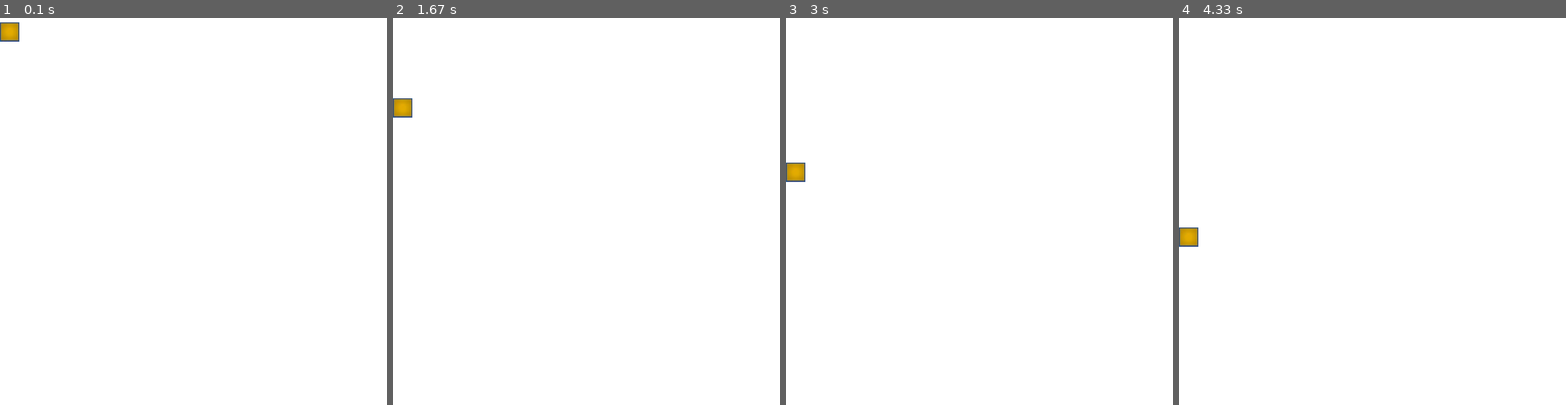
Above: before the commit, frames 1-4 (left to right).
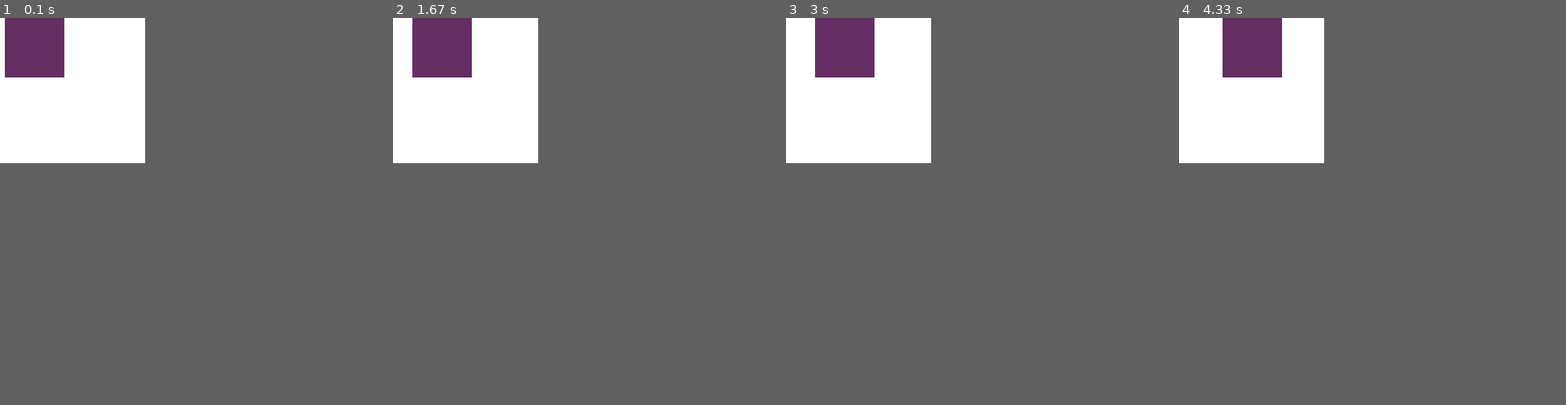
Above: after the commit, the same moments.

Repository: pslavkin/clases_programacion
Game: pygame game, started from pygame/snake_course/1_snake_game/1_test.py
Same seed, same stepped clock (60 frames per second), same inputs: the game is played once before the commit and once after it.
Inputs:
- Up to frame 1 (0.1 s): no input
- Up to frame 2 (1.67 s): no input
- Up to frame 3 (3 s): no input
- Up to frame 4 (4.33 s): no input
In our replay, the window is 800x800 before the commit and 300x300 after it. These sizes can differ from the game's own. Grey fills any space a smaller window leaves; there, only what the larger window draws over its background counts as a difference.

The runs differ from the first frame. In frame 1, 2.4% of the frame differs, in the area x 0-17%, y 0-16%; in frame 2, 2.6%, in the area x 0-21%, y 0-26%; in frame 3, 2.6%; in frame 4, 2.6%.

Commit message:
add modulo operation

Diff:
--- a/pygame/snake_course/1_snake_game/1_test.py
+++ b/pygame/snake_course/1_snake_game/1_test.py
@@ -2,48 +2,129 @@
 import time
 from pygame.locals import *
 
+FRAME_RATE = 0.5
+BLOCK_SIZE = 123
+ARENA_SIZE = 300
+STEP_SIZE = 10
 
 if __name__ == '__main__':
     pygame.init()
-    surface = pygame.display.set_mode((800, 800))
+    surface = pygame.display.set_mode((ARENA_SIZE,ARENA_SIZE))
     surface.fill((255, 255, 255))
-    block = pygame.image.load("resources/block.jpg").convert()
     block_x, block_y = 0, 0
-    surface.blit(block, (block_x, block_y))
+#    block = pygame.image.load("resources/block.jpg").convert()
+    #surface.blit(block, (block_x, block_y))
+    pygame.draw.rect(surface, (100,45,100), pygame.Rect(block_x,block_y,BLOCK_SIZE, BLOCK_SIZE))
     pygame.display.flip()
-
     running = True
     while running:
 
-        for contador in range(800-40):
+        #izq a derecha
+        for contador in range(int((ARENA_SIZE-BLOCK_SIZE) / STEP_SIZE)):
+            block_x += STEP_SIZE
             surface.fill((255, 255,255))
-            surface.blit(block, (block_y, block_x))
+            print("x normal",block_x)
+            pygame.draw.rect(surface, (100,45,100), pygame.Rect(block_x,block_y,BLOCK_SIZE, BLOCK_SIZE))
+            #surface.blit(block, (block_x, block_y))
             pygame.display.flip()
-            block_x += 1
-            time.sleep(0.01)
+            time.sleep(FRAME_RATE)
 
-        for contador in range(800-40):
-            block_x -= 1
+        block_x += ((ARENA_SIZE-BLOCK_SIZE) % STEP_SIZE)
+        print("x resto",block_x)
+        surface.fill((255, 255,255))
+        pygame.draw.rect(surface, (100,45,100), pygame.Rect(block_x,block_y,BLOCK_SIZE, BLOCK_SIZE))
+        #surface.blit(block, (block_x, block_y))
+        pygame.display.flip()
+        time.sleep(FRAME_RATE)
+
+        for contador in range(int((ARENA_SIZE-BLOCK_SIZE)/STEP_SIZE)):
             surface.fill((255, 255,255))
-            surface.blit(block, (block_y, block_x))
+            block_y += STEP_SIZE
+            print("y normal",block_y)
+            pygame.draw.rect(surface, (100,45,100), pygame.Rect(block_x,block_y,BLOCK_SIZE, BLOCK_SIZE))
+            #surface.blit(block, (block_x, block_y))
             pygame.display.flip()
-            time.sleep(0.01)
+            time.sleep(FRAME_RATE)
+
+        block_y += ((ARENA_SIZE-BLOCK_SIZE) % STEP_SIZE)
+        print("y resto",block_y)
+        surface.fill((255, 255,255))
+        pygame.draw.rect(surface, (100,45,100), pygame.Rect(block_x,block_y,BLOCK_SIZE, BLOCK_SIZE))
+        #surface.blit(block, (block_x, block_y))
+        pygame.display.flip()
+        time.sleep(FRAME_RATE)
+
+        for contador in range(int((ARENA_SIZE-BLOCK_SIZE) / STEP_SIZE)):
+            block_x -= STEP_SIZE
+            surface.fill((255, 255,255))
+            print("x normal",block_x)
+            pygame.draw.rect(surface, (100,45,100), pygame.Rect(block_x,block_y,BLOCK_SIZE, BLOCK_SIZE))
+            #surface.blit(block, (block_x, block_y))
+            pygame.display.flip()
+            time.sleep(FRAME_RATE)
+
+        block_x -= ((ARENA_SIZE-BLOCK_SIZE) % STEP_SIZE)
+        print("x resto",block_x)
+        surface.fill((255, 255,255))
+        pygame.draw.rect(surface, (100,45,100), pygame.Rect(block_x,block_y,BLOCK_SIZE, BLOCK_SIZE))
+        #surface.blit(block, (block_x, block_y))
+        pygame.display.flip()
+        time.sleep(FRAME_RATE)
+
+        for contador in range(int((ARENA_SIZE-BLOCK_SIZE)/STEP_SIZE)):
+            surface.fill((255, 255,255))
+            block_y -= STEP_SIZE
+            print("y normal",block_y)
+            pygame.draw.rect(surface, (100,45,100), pygame.Rect(block_x,block_y,BLOCK_SIZE, BLOCK_SIZE))
+            #surface.blit(block, (block_x, block_y))
+            pygame.display.flip()
+            time.sleep(FRAME_RATE)
+
+        block_y -= ((ARENA_SIZE-BLOCK_SIZE) % STEP_SIZE)
+        print("y resto",block_y)
+        surface.fill((255, 255,255))
+        pygame.draw.rect(surface, (100,45,100), pygame.Rect(block_x,block_y,BLOCK_SIZE, BLOCK_SIZE))
+        #surface.blit(block, (block_x, block_y))
+        pygame.display.flip()
+        time.sleep(FRAME_RATE)
+
+#        for contador in range(int((ARENA_SIZE-BLOCK_SIZE)/STEP_SIZE)+1):
+#            block_x -= STEP_SIZE
+#            surface.fill((255, 255,255))
+#            print(block_x)
+#            pygame.draw.rect(surface, (100,45,100), pygame.Rect(block_x,block_y,BLOCK_SIZE, BLOCK_SIZE))
+#            #surface.blit(block, (block_x, block_y))
+#            pygame.display.flip()
+#            time.sleep(FRAME_RATE)
 #
-#        for event in pygame.event.get():
-#            if event.type == KEYDOWN:
-#                if event.key == K_ESCAPE:
-#                    running = False
+#        block_x += STEP_SIZE
 #
-#                if event.key == K_LEFT:
-#                    block_x -= 10
-#                    surface.fill((255, 255,255))
-#                    surface.blit(block, (block_x, block_y))
-#                    pygame.display.flip()
+#        for contador in range(int((ARENA_SIZE-BLOCK_SIZE)/STEP_SIZE)+1):
+#            block_y -= STEP_SIZE
+#            surface.fill((255, 255,255))
+#            print(block_y)
+#            pygame.draw.rect(surface, (100,45,100), pygame.Rect(block_x,block_y,BLOCK_SIZE, BLOCK_SIZE))
+#            #surface.blit(block, (block_x, block_y))
+#            pygame.display.flip()
+#            time.sleep(FRAME_RATE)
 #
-#                if event.key == K_RIGHT:
-#                    pygame.display.flip()
-#
-#            elif event.type == QUIT:
-#                event
-#                running = False
-#
+#        block_y += STEP_SIZE
+##
+##        for event in pygame.event.get():
+##            if event.type == KEYDOWN:
+##                if event.key == K_ESCAPE:
+##                    running = False
+##
+##                if event.key == K_LEFT:
+##                    block_x -= 10
+##                    surface.fill((255, 255,255))
+##                    surface.blit(block, (block_x, block_y))
+##                    pygame.display.flip()
+##
+##                if event.key == K_RIGHT:
+##                    pygame.display.flip()
+##
+##            elif event.type == QUIT:
+##                event
+##                running = False
+##
